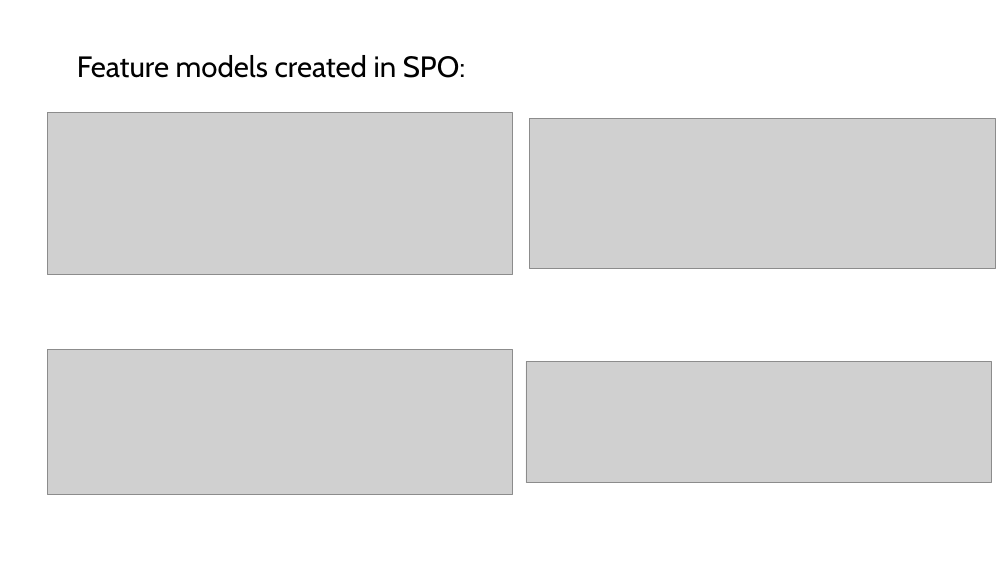
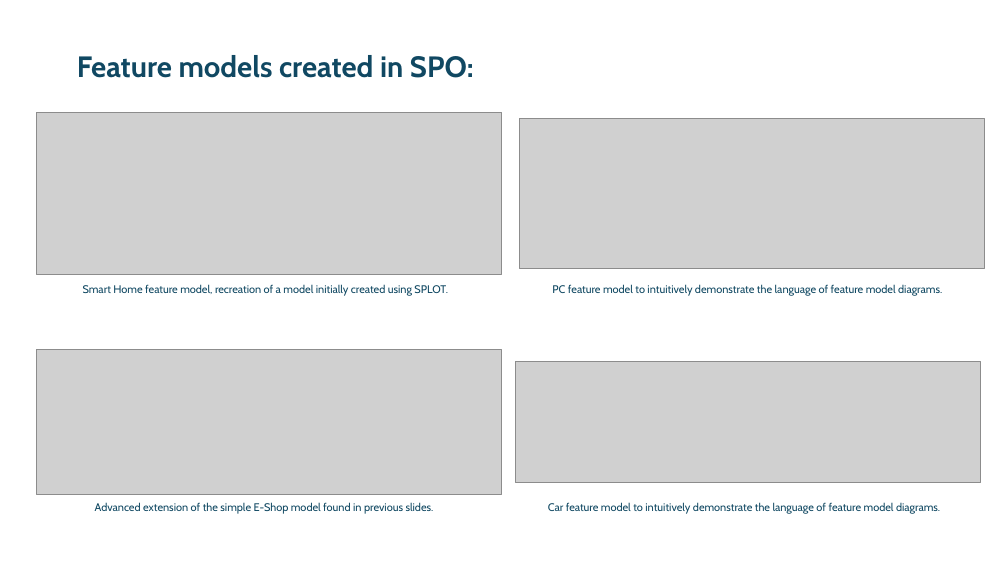
Before and after one commit to Ecdysiasttt/Dissertation, a slide deck: slide 5 of Presentation Powerpoint.pptx. Drawn at 1008x567 pixels with LibreOffice and Linux fonts; fonts in the diff are those of the drawing; grey boxes stand for pictures. Boxes give left, top, right and bottom in pixels: in the first picture for what was removed or moved away, otherwise in the second. Text is boxed around its words. In the diff, an @@ line names an element or a change of style, - is before the commit and + after.

```diff
--- a/Presentation Powerpoint.pptx
+++ b/Presentation Powerpoint.pptx
@@ text "Feature models created in SPO:" at (77,55,474,78): text colour #000000 to #104862, bold on @@
@@ text added at (83,284,448,296), 10.5 pt, text #104862 @@
+Smart Home feature model, recreation of a model initially created using SPLOT.
@@ text added at (552,284,942,296), 10.5 pt, text #104862 @@
+PC feature model to intuitively demonstrate the language of feature model diagrams.
@@ 4 pictures: place and size @@
-4 pictures at (47,112,995,495)
+4 pictures at (36,112,985,495)
@@ text added at (95,502,434,514), 10.5 pt, text #104862 @@
+Advanced extension of the simple E-Shop model found in previous slides.
@@ text added at (548,502,940,514), 10.5 pt, text #104862 @@
+Car feature model to intuitively demonstrate the language of feature model diagrams.
```
Also in this commit, not shown: 4 other slides changed, 1 slide added, 1 slide removed, 1 other file.
